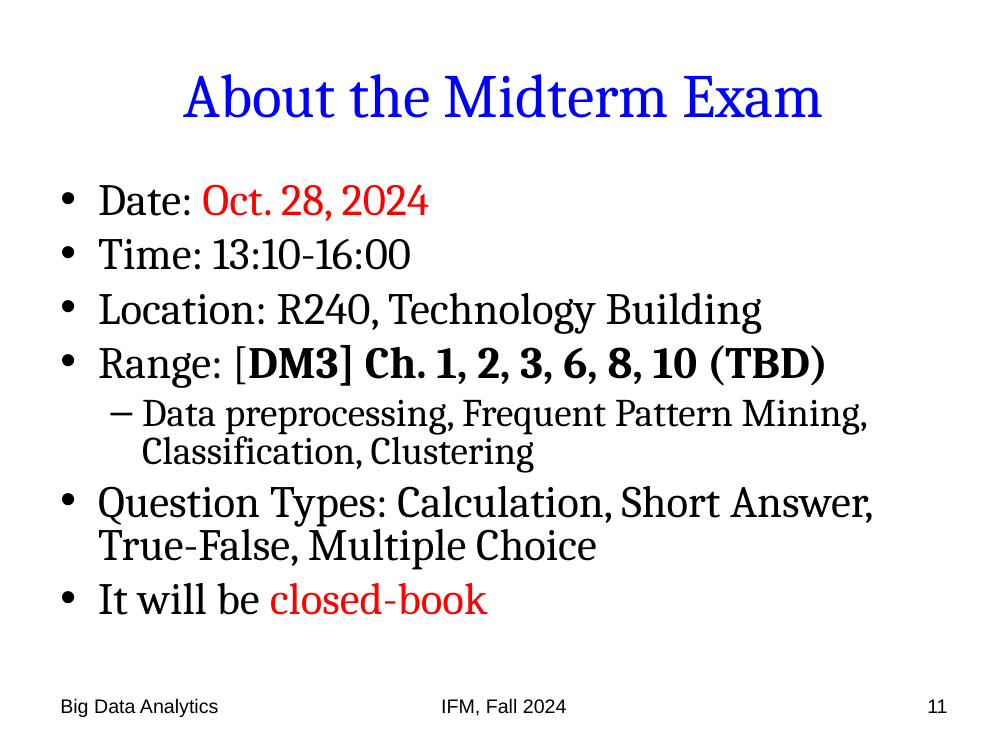
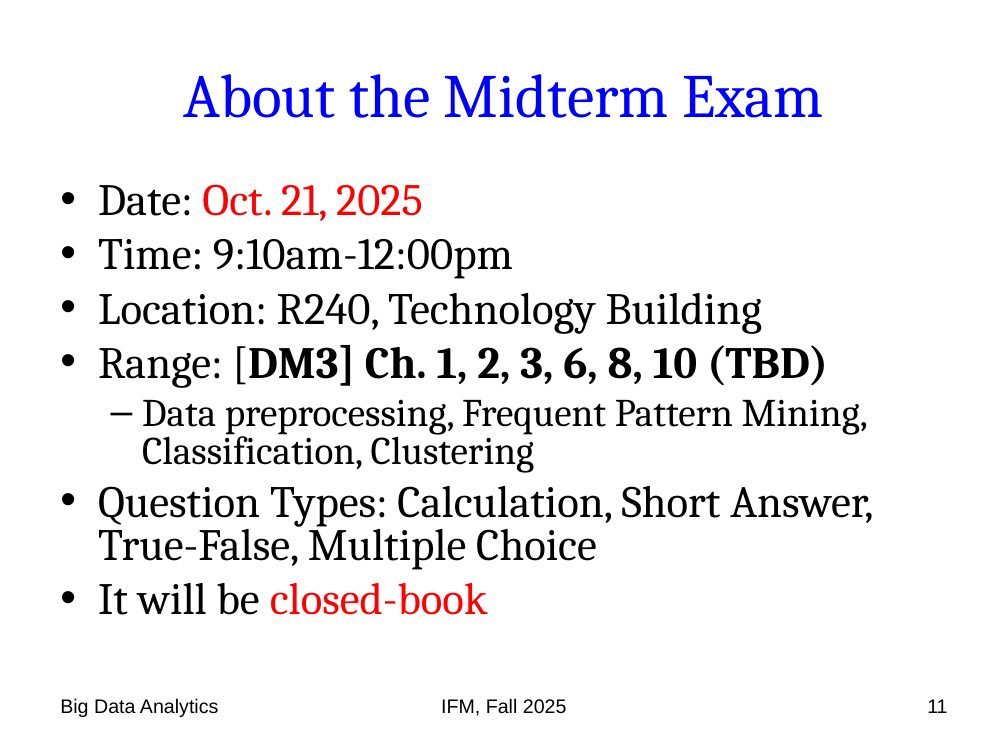
Before and after one commit to chriswjh/chriswjh.github.io, a slide deck: slide 11 of BDA_IFM/00-overview.ppt. Drawn at 1008x756 pixels with LibreOffice and Linux fonts; fonts in the diff are those of the drawing. Boxes give left, top, right and bottom in pixels: in the first picture for what was removed or moved away, otherwise in the second. Text is boxed around its words. In the diff, an @@ line names an element or a change of style, - is before the commit and + after.

```diff
--- a/BDA_IFM/00-overview.ppt
+++ b/BDA_IFM/00-overview.ppt
@@ text at [98, 184, 513, 279]: text changed @@
-• Date: Oct. 28, 2024
-• Time: 13:10-16:00
+• Date: Oct. 21, 2025
+• Time: 9:10am-12:00pm
@@ text at [441, 698, 567, 716]: text changed @@
-IFM, Fall 2024
+IFM, Fall 2025
```
Also in this commit, not shown: 23 other slides changed.
